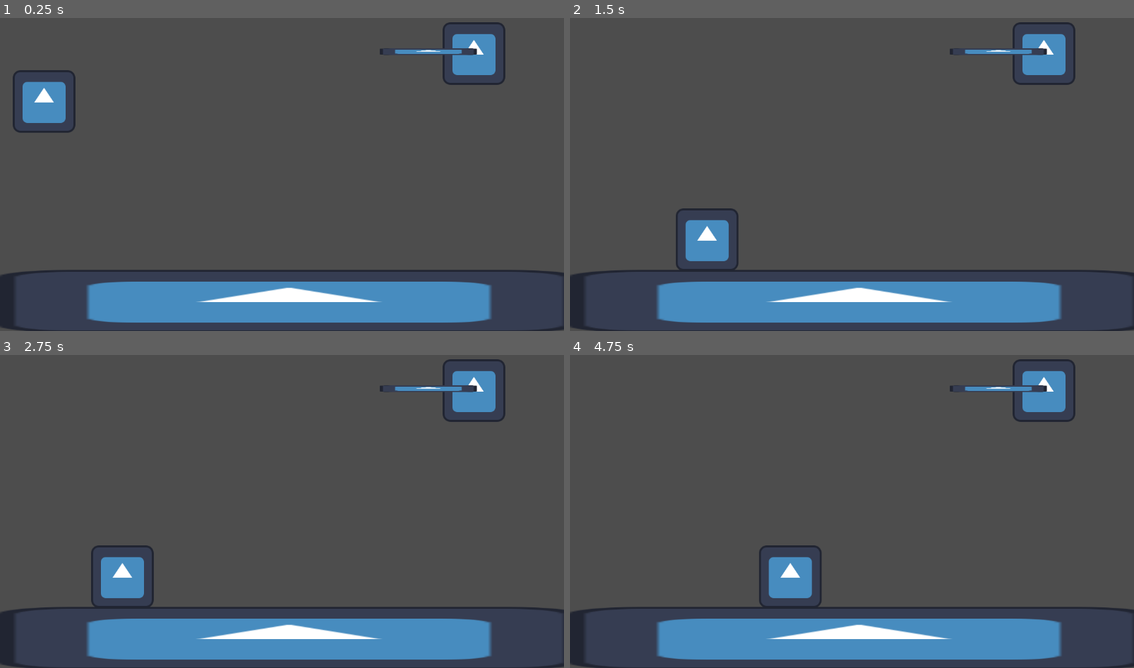
Above: before the commit, frames 1-4 (two rows, left to right).
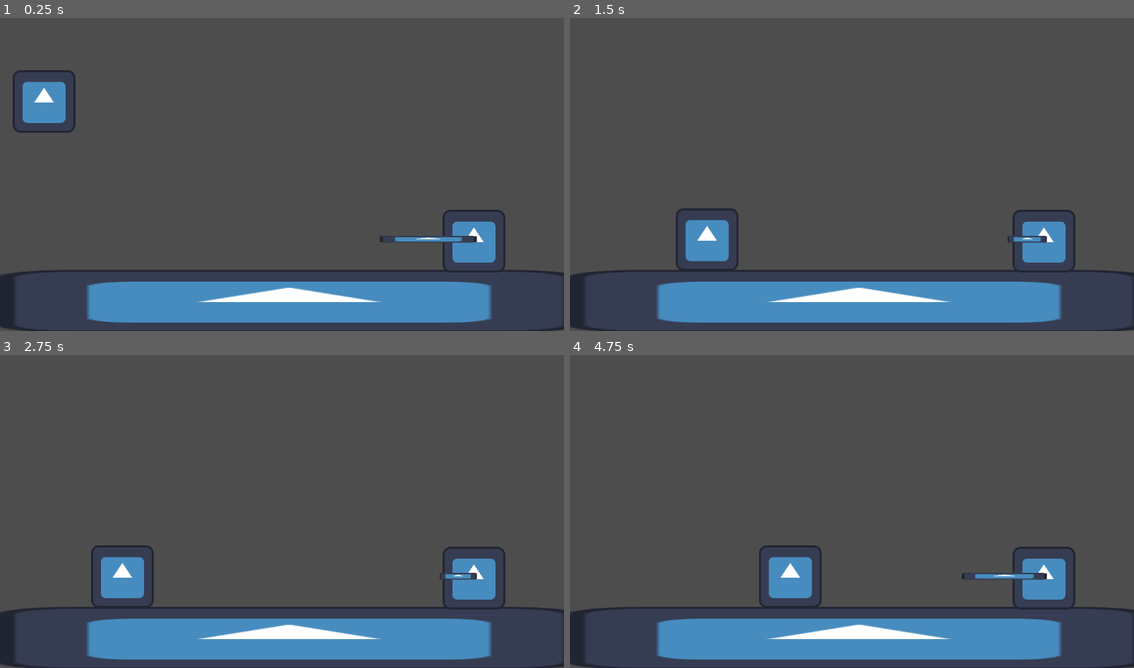
Above: after the commit, the same moments.

Repository: guiribajustin2004/Platformer
Game: Godot game, scene res://world.tscn
Same seed, same stepped clock (60 frames per second), same inputs: the game is played once before the commit and once after it. The engine's default icon, where the game draws it, is replaced by a stand-in: a white triangle on a blue panel in a dark square.
Inputs:
- Up to frame 1 (0.25 s): no input
- Up to frame 2 (1.5 s): tap Enter (ui_accept) at 0.5, 0.77 s; hold Right (ui_right) from 0.53 s (still down)
- Up to frame 3 (2.75 s): tap Enter (ui_accept) at 1.52 s; release Right (ui_right) at 2.03 s; hold Left (ui_left) from 2.03 s (still down)
- Up to frame 4 (4.75 s): release Left (ui_left) at 2.78 s; hold Right (ui_right) 2.78-4.28 s; tap Enter (ui_accept) at 3.02, 3.77, 4.52 s; hold Left (ui_left) from 4.28 s (still down)

The runs differ from the first frame. In frame 1, 2.7% of the frame differs, in the area x 67-90%, y 1-82%; in frame 2, 2.6%; in frame 3, 2.6%; in frame 4, 2.7%.
Error before the commit: Parse Error: Identifier "gravity" not declared in the current scope. (res://ENEMY.gd:10)

Commit message:
Update ENEMY.gd

Diff:
--- a/platformer-school/ENEMY.gd
+++ b/platformer-school/ENEMY.gd
@@ -2,6 +2,7 @@
 class_name enemy
 
 @onready var animation = $AnimationPlayer
+@onready var gravity = 800
 
 func _physics_process(delta):
 
